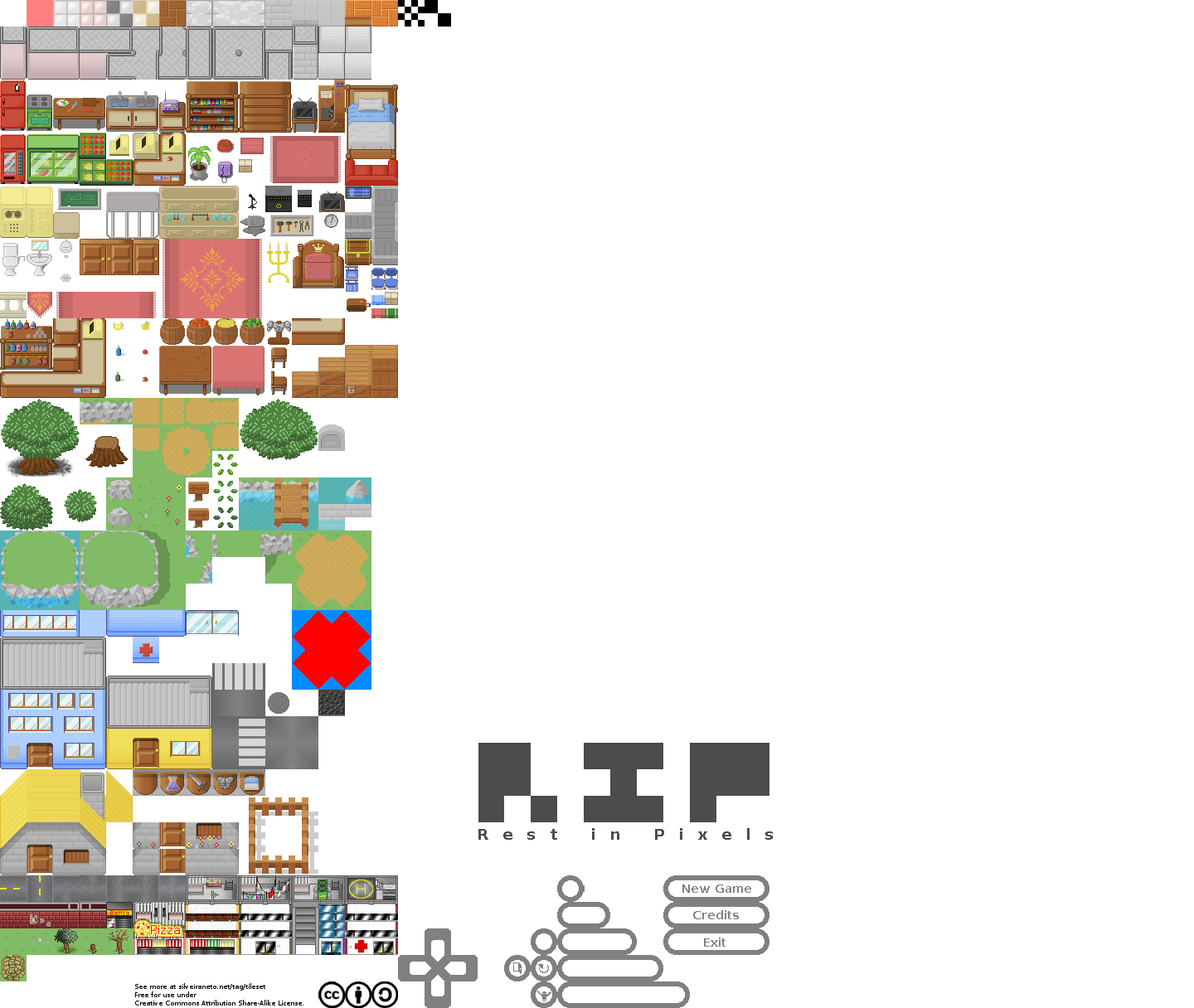
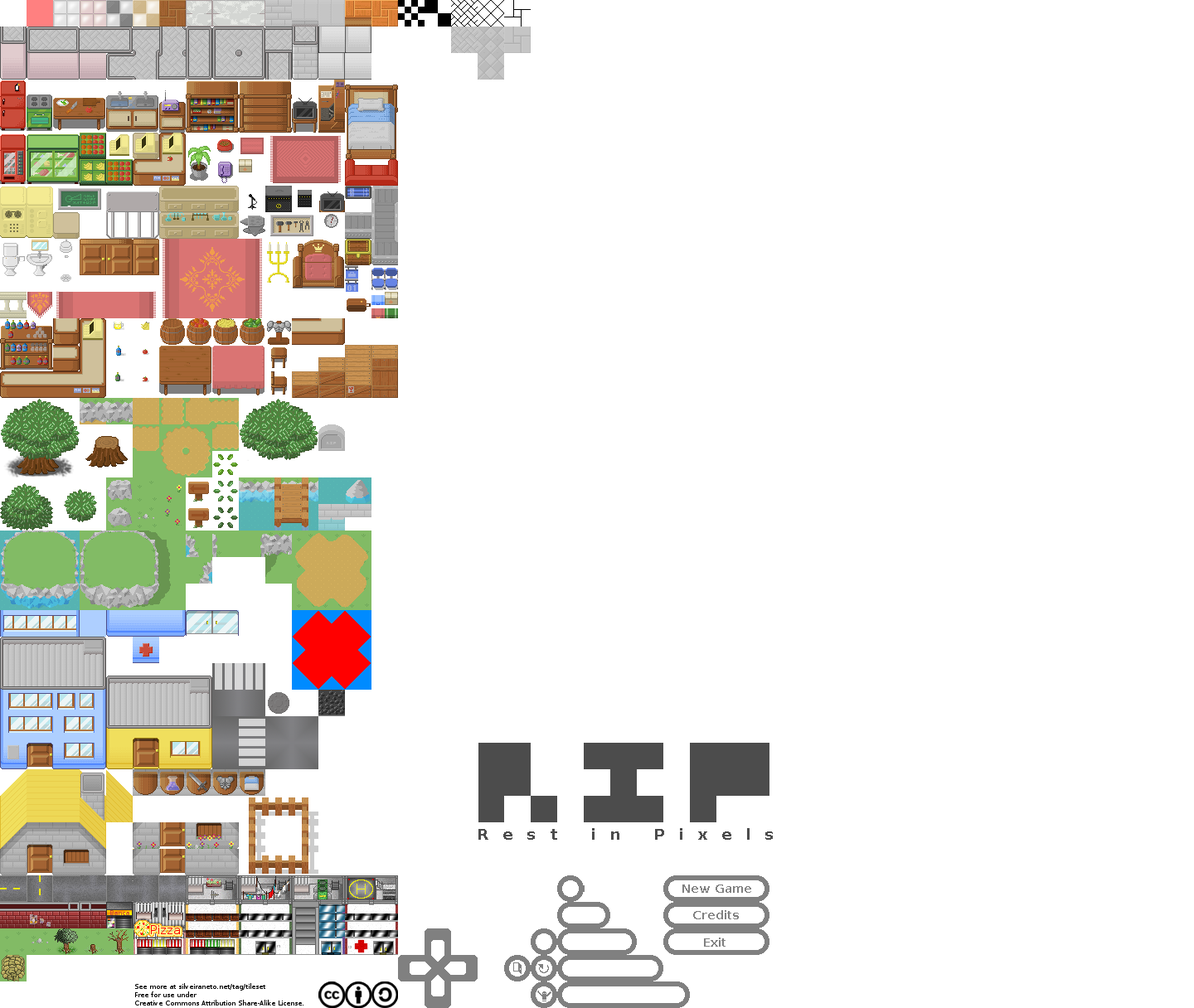
Two versions of the same layered image (1194x1008). Layer-by-layer changes:
painted on "Background" over [450, 0, 531, 80]
